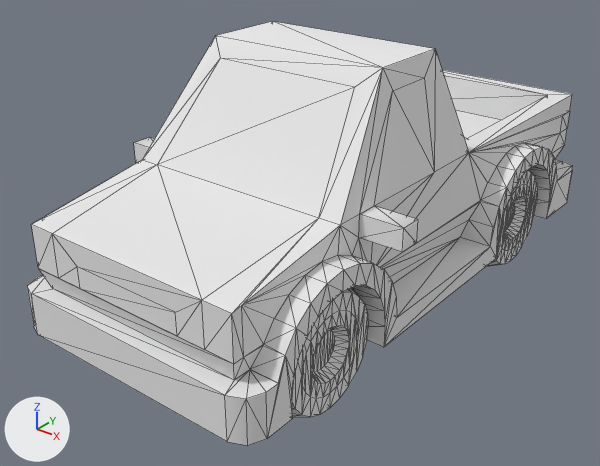
The OBJ model Assets/Assets/kenney_car-kit/Models/OBJ format/truck.obj, before and after one commit.
The view is the same before and after, from a 50 mm lens placed at (2.19, -3.05, 2.13), pointed at (-0.08, -0.21, 0.37). The lights are fixed; the arrows at lower left show +X, +Y and +Z. The first picture is the older version. Mesh edges are drawn as thin lines. Where no turn or scale is listed for an object, it has been applied to the vertices.

The scene before the commit, as lines of its bpy script (objects in view):
```python
mat_cartire = principled_material('carTire')
mat_cartire.base_color = (0.8, 0.8, 0.8)  # white #e7e7e7
mat_cartire.roughness = 1.0
mat_lightfront = principled_material('lightFront')
mat_lightfront.base_color = (0.8, 0.8, 0.8)  # white #e7e7e7
mat_lightfront.roughness = 1.0
mat_paintgreen = principled_material('paintGreen')
mat_paintgreen.base_color = (0.8, 0.8, 0.8)  # white #e7e7e7
mat_paintgreen.roughness = 1.0
mat_plastic = principled_material('plastic')
mat_plastic.base_color = (0.8, 0.8, 0.8)  # white #e7e7e7
mat_plastic.roughness = 1.0
mat_wheelinside = principled_material('wheelInside')
mat_wheelinside.base_color = (0.8, 0.8, 0.8)  # white #e7e7e7
mat_wheelinside.roughness = 1.0
me_truck = bpy.data.meshes.new('truck')
me_truck.from_pydata(...)  # 880 vertices, 1820 faces; spans x -0.75..0.75, y -1.4..1.45, z 0.0..1.3
# faces by material slot: [338, 832, 148, 8, 196, 8, 10, 280]
me_truck.materials.append(mat_plastic)  # white #e7e7e7
me_truck.materials.append(mat_cartire)  # white #e7e7e7
me_truck.materials.append(mat_paintgreen)  # white #e7e7e7
me_truck.materials.append(mat_lightfront)  # white #e7e7e7
me_truck.materials.append(mat_defaultmat)  # white #e7e7e7
me_truck.materials.append(mat_lightback)  # white #e7e7e7
me_truck.materials.append(mat_window)  # white #e7e7e7
me_truck.materials.append(mat_wheelinside)  # white #e7e7e7
ob_truck = bpy.data.objects.new('truck', me_truck)
ob_truck.location = (0.0, 0.0, 0.0)
```
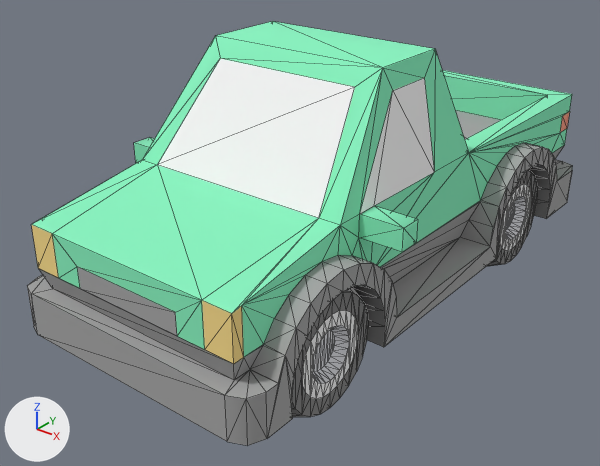
Boxes (x1, y1, x2, y2) around the edits, measured in the pictures (600 x 466 px):
'truck', recoloured
    both: (27, 21, 572, 446)

What changed in the scene script:
```text
Change mat_plastic:
    mat_plastic.base_color: (0.8, 0.8, 0.8) -> (0.376, 0.376, 0.376)  # white #e7e7e7 -> grey #a5a5a5
Change mat_cartire:
    mat_cartire.base_color: (0.8, 0.8, 0.8) -> (0.239, 0.239, 0.239)  # white #e7e7e7 -> grey #868686
Change mat_paintgreen:
    mat_paintgreen.base_color: (0.8, 0.8, 0.8) -> (0.247, 0.887, 0.528)  # white #e7e7e7 -> green #88f2c0
Change mat_lightfront:
    mat_lightfront.base_color: (0.8, 0.8, 0.8) -> (0.961, 0.725, 0.259)  # white #e7e7e7 -> yellow #fbdd8b
Change mat_wheelinside:
    mat_wheelinside.base_color: (0.8, 0.8, 0.8) -> (0.796, 0.805, 0.84)  # white #e7e7e7 -> white #e7e8ec
```
